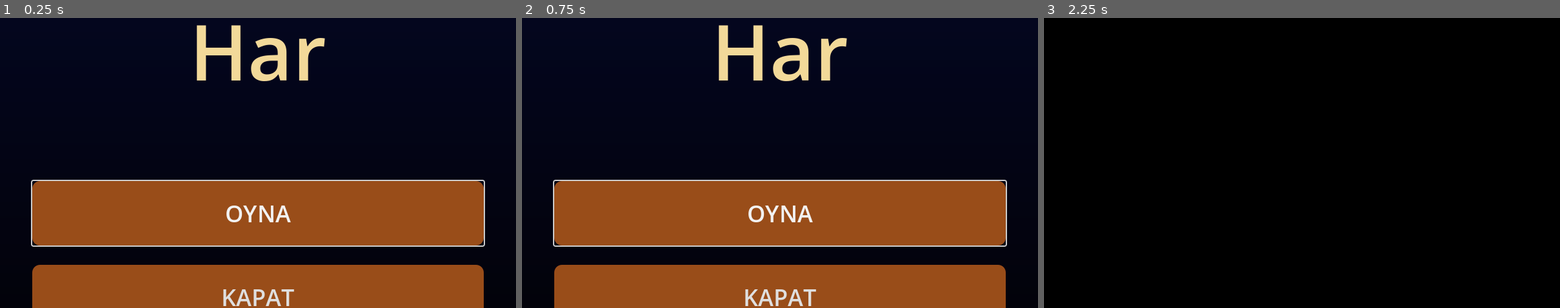
Above: before the commit, frames 1-3 (left to right).
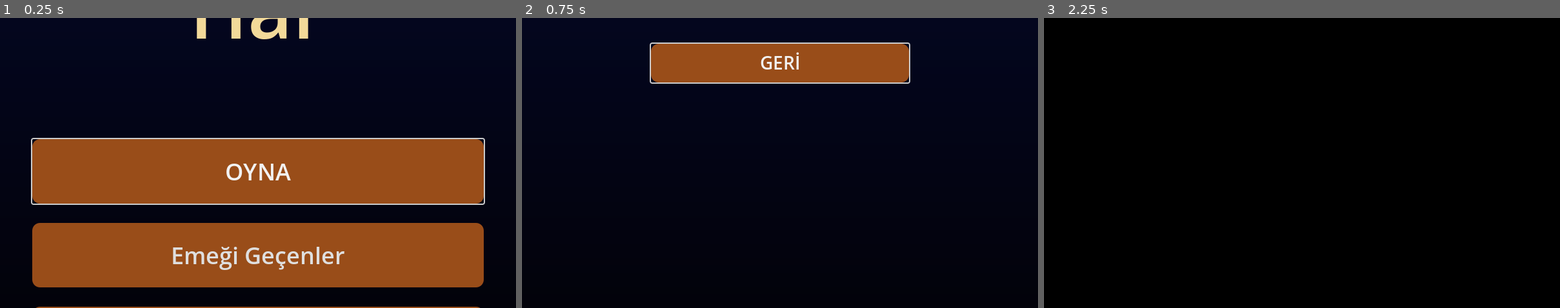
Above: after the commit, the same moments.

Repository: EnesBaytekin/har
Game: Godot game, scene res://scenes/menu/menu.tscn
Same seed, same stepped clock (60 frames per second), same inputs: the game is played once before the commit and once after it.
Inputs (mouse positions are in pixels of both pictures, inside the frame that each line leads up to):
- Up to frame 1 (0.25 s): no input
- Up to frame 2 (0.75 s): click (780, 255) at 0.5 s, where only the run after the commit has a clickable "Emeği Geçenler"
- Up to frame 3 (2.25 s): click (1302, 64) at 1.25 s, where only the run after the commit has a clickable "GERİ"; click "OYNA" at 2 s

The runs differ from the first frame. In frame 1, 33% of the frame differs, in the area x 6-94%, y 0-100%; in frame 2, 41%, in the area x 6-94%, y 2-100%; in frame 3, nothing differs.

Commit message:
feat: add credits scene and navigation from menu

Diff:
--- /dev/null
+++ b/scenes/credits/credits.gd
@@ -0,0 +1,61 @@
+extends Control
+
+const SCROLL_SPEED: float = 60.0
+const CREDITS_END_Y: float = -900.0
+
+var _scrolling: bool = true
+
+
+func _ready() -> void:
+	Input.set_mouse_mode(Input.MOUSE_MODE_VISIBLE)
+
+	var shader := load("res://assets/shaders/menu_bg.gdshader")
+	var mat := ShaderMaterial.new()
+	mat.shader = shader
+	mat.render_priority = -1
+	var bg := ColorRect.new()
+	bg.anchor_right = 1.0
+	bg.anchor_bottom = 1.0
+	bg.material = mat
+	add_child(bg)
+	move_child(bg, 0)
+
+	$BackButton.pressed.connect(_on_back)
+	$BackButton.grab_focus()
+
+
+func _process(delta: float) -> void:
+	if not _scrolling:
+		return
+
+	var credits_container := $CreditsContainer as Control
+	credits_container.position.y -= SCROLL_SPEED * delta
+
+	if credits_container.position.y <= CREDITS_END_Y:
+		credits_container.position.y = CREDITS_END_Y
+		_scrolling = false
+		await get_tree().create_timer(1.5).timeout
+		_goto_menu()
+
+
+func _input(event: InputEvent) -> void:
+	if not event is InputEventKey:
+		return
+	if not event.pressed or event.echo:
+		return
+	var key := int(event.keycode)
+	if key == KEY_ESCAPE:
+		_goto_menu()
+	if key == KEY_ENTER or key == KEY_SPACE:
+		if _scrolling:
+			_scrolling = false
+			await get_tree().create_timer(1.5).timeout
+		_goto_menu()
+
+
+func _on_back() -> void:
+	_goto_menu()
+
+
+func _goto_menu() -> void:
+	get_tree().change_scene_to_file("res://scenes/menu/menu.tscn")
--- /dev/null
+++ b/scenes/credits/credits.tscn
@@ -0,0 +1,202 @@
+[gd_scene format=3]
+
+[ext_resource type="Script" path="res://scenes/credits/credits.gd" id="1"]
+
+[sub_resource type="StyleBoxFlat" id="StyleBox_normal"]
+bg_color = Color(0.6, 0.3, 0.1, 1.0)
+corner_radius_top_left = 12
+corner_radius_top_right = 12
+corner_radius_bottom_left = 12
+corner_radius_bottom_right = 12
+
+[sub_resource type="StyleBoxFlat" id="StyleBox_hover"]
+bg_color = Color(0.8, 0.4, 0.15, 1.0)
+corner_radius_top_left = 12
+corner_radius_top_right = 12
+corner_radius_bottom_left = 12
+corner_radius_bottom_right = 12
+
+[sub_resource type="StyleBoxFlat" id="StyleBox_pressed"]
+bg_color = Color(0.4, 0.2, 0.05, 1.0)
+corner_radius_top_left = 12
+corner_radius_top_right = 12
+corner_radius_bottom_left = 12
+corner_radius_bottom_right = 12
+
+[node name="Credits" type="Control"]
+layout_mode = 3
+anchors_preset = 15
+anchor_right = 1.0
+anchor_bottom = 1.0
+script = ExtResource("1")
+
+[node name="CreditsContainer" type="VBoxContainer" parent="."]
+layout_mode = 1
+anchors_preset = 0
+anchor_left = 0.5
+anchor_top = 0.0
+anchor_right = 0.5
+anchor_bottom = 0.0
+offset_left = -350.0
+offset_top = 1080.0
+offset_right = 350.0
+offset_bottom = 1080.0
+theme_override_constants/separation = 20
+
+[node name="Title" type="Label" parent="CreditsContainer"]
+layout_mode = 2
+theme_override_font_sizes/font_size = 72
+text = "Emeği Geçenler"
+horizontal_alignment = 1
+vertical_alignment = 1
+modulate = Color(0.95, 0.85, 0.6, 1.0)
+
+[node name="Spacer1" type="Control" parent="CreditsContainer"]
+layout_mode = 2
+custom_minimum_size = Vector2(0.0, 80.0)
+
+[node name="Credit1" type="VBoxContainer" parent="CreditsContainer"]
+layout_mode = 2
+theme_override_constants/separation = 4
+
+[node name="Role1" type="Label" parent="CreditsContainer/Credit1"]
+layout_mode = 2
+theme_override_font_sizes/font_size = 28
+text = "Çizimler"
+horizontal_alignment = 1
+vertical_alignment = 1
+modulate = Color(0.7, 0.7, 0.7, 1.0)
+
+[node name="Name1" type="Label" parent="CreditsContainer/Credit1"]
+layout_mode = 2
+theme_override_font_sizes/font_size = 42
+text = "Furkan Baytekin"
+horizontal_alignment = 1
+vertical_alignment = 1
+modulate = Color(0.95, 0.85, 0.6, 1.0)
+
+[node name="Spacer2" type="Control" parent="CreditsContainer"]
+layout_mode = 2
+custom_minimum_size = Vector2(0.0, 50.0)
+
+[node name="Credit2" type="VBoxContainer" parent="CreditsContainer"]
+layout_mode = 2
+theme_override_constants/separation = 4
+
+[node name="Role2" type="Label" parent="CreditsContainer/Credit2"]
+layout_mode = 2
+theme_override_font_sizes/font_size = 28
+text = "Yazılım Geliştirici"
+horizontal_alignment = 1
+vertical_alignment = 1
+modulate = Color(0.7, 0.7, 0.7, 1.0)
+
+[node name="Name2" type="Label" parent="CreditsContainer/Credit2"]
+layout_mode = 2
+theme_override_font_sizes/font_size = 42
+text = "Enes Baytekin"
+horizontal_alignment = 1
+vertical_alignment = 1
+modulate = Color(0.95, 0.85, 0.6, 1.0)
+
+[node name="Spacer3" type="Control" parent="CreditsContainer"]
+layout_mode = 2
+custom_minimum_size = Vector2(0.0, 50.0)
+
+[node name="Credit3" type="VBoxContainer" parent="CreditsContainer"]
+layout_mode = 2
+theme_override_constants/separation = 4
+
+[node name="Role3" type="Label" parent="CreditsContainer/Credit3"]
+layout_mode = 2
+theme_override_font_sizes/font_size = 28
+text = "Video Kurgu"
+horizontal_alignment = 1
+vertical_alignment = 1
+modulate = Color(0.7, 0.7, 0.7, 1.0)
+
+[node name="Name3" type="Label" parent="CreditsContainer/Credit3"]
+layout_mode = 2
+theme_override_font_sizes/font_size = 42
+text = "Furkan Baytekin"
+horizontal_alignment = 1
+vertical_alignment = 1
+modulate = Color(0.95, 0.85, 0.6, 1.0)
+
+[node name="Spacer4" type="Control" parent="CreditsContainer"]
+layout_mode = 2
+custom_minimum_size = Vector2(0.0, 50.0)
+
+[node name="Credit4" type="VBoxContainer" parent="CreditsContainer"]
+layout_mode = 2
+theme_override_constants/separation = 4
+
+[node name="Role4" type="Label" parent="CreditsContainer/Credit4"]
+layout_mode = 2
+theme_override_font_sizes/font_size = 28
+text = "Oyun Tasarımı"
+horizontal_alignment = 1
+vertical_alignment = 1
+modulate = Color(0.7, 0.7, 0.7, 1.0)
+
+[node name="Name4" type="Label" parent="CreditsContainer/Credit4"]
+layout_mode = 2
+theme_override_font_sizes/font_size = 42
+text = "Enes Baytekin & Furkan Baytekin"
+horizontal_alignment = 1
+vertical_alignment = 1
+modulate = Color(0.95, 0.85, 0.6, 1.0)
+
+[node name="Spacer5" type="Control" parent="CreditsContainer"]
+layout_mode = 2
+custom_minimum_size = Vector2(0.0, 50.0)
+
+[node name="Credit5" type="VBoxContainer" parent="CreditsContainer"]
+layout_mode = 2
+theme_override_constants/separation = 4
+
+[node name="Role5" type="Label" parent="CreditsContainer/Credit5"]
+layout_mode = 2
+theme_override_font_sizes/font_size = 28
+text = "Müzik"
+horizontal_alignment = 1
+vertical_alignment = 1
+modulate = Color(0.7, 0.7, 0.7, 1.0)
+
+[node name="Name5" type="Label" parent="CreditsContainer/Credit5"]
+layout_mode = 2
+theme_override_font_sizes/font_size = 42
+text = "Furkan Baytekin"
+horizontal_alignment = 1
+vertical_alignment = 1
+modulate = Color(0.95, 0.85, 0.6, 1.0)
+
+[node name="SpacerEnd" type="Control" parent="CreditsContainer"]
+layout_mode = 2
+custom_minimum_size = Vector2(0.0, 120.0)
+
+[node name="Thanks" type="Label" parent="CreditsContainer"]
+layout_mode = 2
+theme_override_font_sizes/font_size = 48
+text = "Teşekkürler!"
+horizontal_alignment = 1
+vertical_alignment = 1
+modulate = Color(0.95, 0.85, 0.6, 1.0)
+
+[node name="BackButton" type="Button" parent="."]
+layout_mode = 1
+anchors_preset = 0
+anchor_left = 0.5
+anchor_top = 0.0
+anchor_right = 0.5
+anchor_bottom = 0.0
+offset_left = -200.0
+offset_top = 40.0
+offset_right = 200.0
+offset_bottom = 100.0
+custom_minimum_size = Vector2(400.0, 60.0)
+theme_override_font_sizes/font_size = 28
+text = "GERİ"
+theme_override_styles/normal = SubResource("StyleBox_normal")
+theme_override_styles/hover = SubResource("StyleBox_hover")
+theme_override_styles/pressed = SubResource("StyleBox_pressed")
--- a/scenes/menu/menu.gd
+++ b/scenes/menu/menu.gd
@@ -15,11 +15,15 @@
 	move_child(bg, 0)
 
 	$VBoxContainer/PlayButton.pressed.connect(_on_play)
+	$VBoxContainer/CreditsButton.pressed.connect(_on_credits)
 	$VBoxContainer/QuitButton.pressed.connect(_on_quit)
 	$VBoxContainer/PlayButton.grab_focus()
 
 func _on_play():
 	get_tree().change_scene_to_file("res://scenes/intro_cinematic/intro_cinematic.tscn")
 
+func _on_credits():
+	get_tree().change_scene_to_file("res://scenes/credits/credits.tscn")
+
 func _on_quit():
 	get_tree().quit()
--- a/scenes/menu/menu.tscn
+++ b/scenes/menu/menu.tscn
@@ -64,6 +64,15 @@
 theme_override_styles/hover = SubResource("StyleBox_hover")
 theme_override_styles/pressed = SubResource("StyleBox_pressed")
 
+[node name="CreditsButton" type="Button" parent="VBoxContainer"]
+layout_mode = 2
+custom_minimum_size = Vector2(400.0, 100.0)
+theme_override_font_sizes/font_size = 36
+text = "Emeği Geçenler"
+theme_override_styles/normal = SubResource("StyleBox_normal")
+theme_override_styles/hover = SubResource("StyleBox_hover")
+theme_override_styles/pressed = SubResource("StyleBox_pressed")
+
 [node name="QuitButton" type="Button" parent="VBoxContainer"]
 layout_mode = 2
 custom_minimum_size = Vector2(400.0, 100.0)
Not shown, added: scenes/credits/credits.gd.uid
